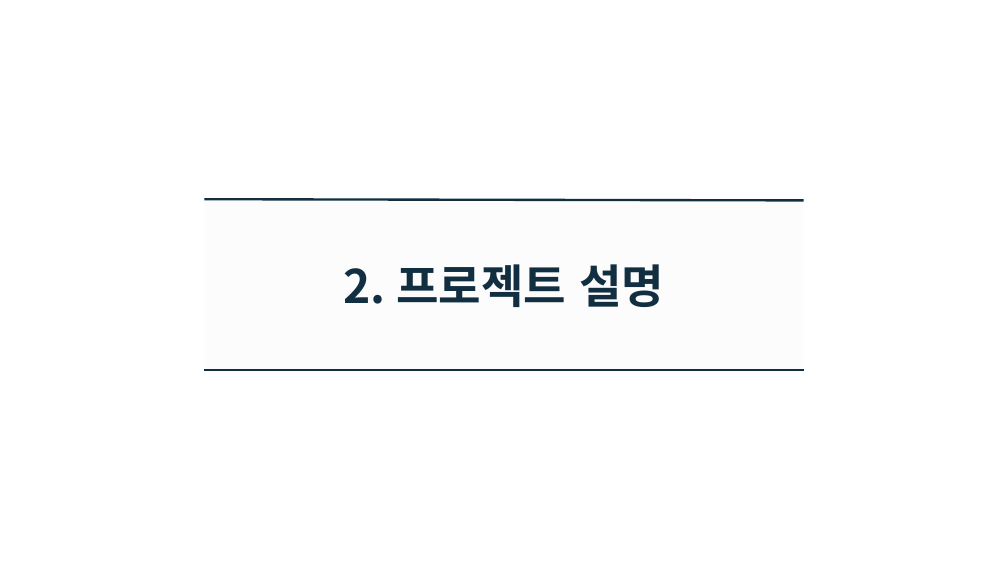
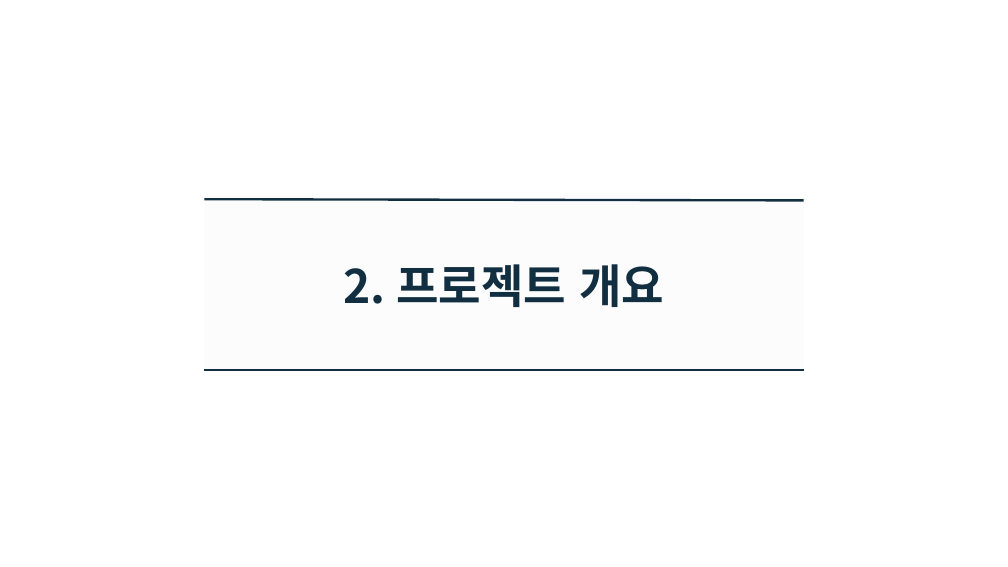
Before and after one commit to GyuhoLee/MPP, a slide deck: slide 6 of doc/모바일프로그래밍 발표.pptx. Drawn at 1008x567 pixels with LibreOffice and Linux fonts; fonts in the diff are those of the drawing; background and template pictures are left out. Boxes give left, top, right and bottom in pixels: in the first picture for what was removed or moved away, otherwise in the second. Text is boxed around its words. In the diff, an @@ line names an element or a change of style, - is before the commit and + after.

```diff
--- a/doc/모바일프로그래밍 발표.pptx
+++ b/doc/모바일프로그래밍 발표.pptx
@@ text at [343,264,664,307]: text changed @@
-2. 프로젝트 설명
+2. 프로젝트 개요
```
Also in this commit, not shown: 2 other slides changed.
